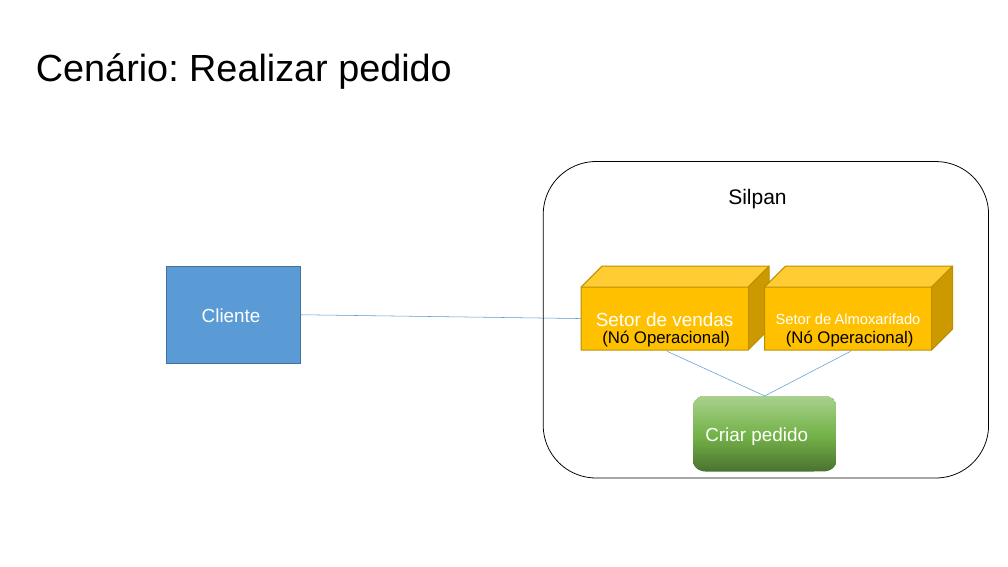
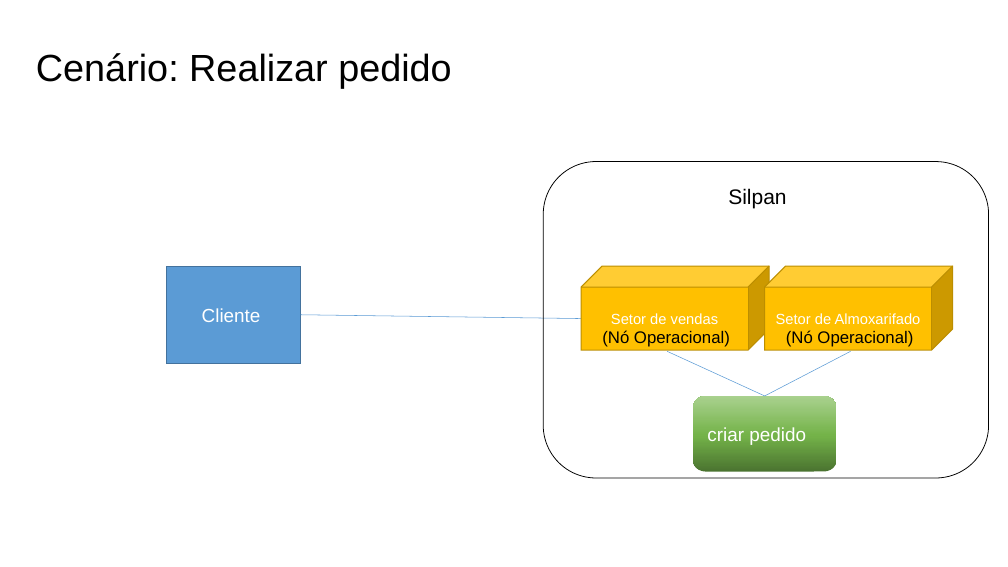
Before and after one commit to Systematicos/FindingApp, a slide deck: slide 4 of Documentation/15._Arquitetura_de_Negócio_para_cada_Cenário.pptx. Drawn at 1008x567 pixels with LibreOffice and Linux fonts; fonts in the diff are those of the drawing. Boxes give left, top, right and bottom in pixels: in the first picture for what was removed or moved away, otherwise in the second. Text is boxed around its words. In the diff, an @@ line names an element or a change of style, - is before the commit and + after.

```diff
--- a/Documentation/15._Arquitetura_de_Negócio_para_cada_Cenário.pptx
+++ b/Documentation/15._Arquitetura_de_Negócio_para_cada_Cenário.pptx
@@ cube "Setor de vendas" at (582,266,770,350): size 18 to 14 pt @@
@@ text in rounded rectangle at (707,427,806,445): text changed @@
-Criar pedido
+criar pedido
```
Also in this commit, not shown: 3 other slides changed, 6 other files.
